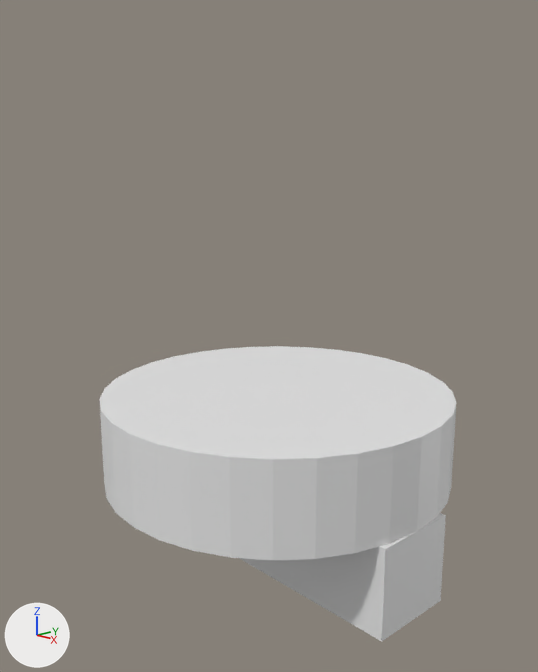
Two versions of the Blender file untitled.blend, one commit apart.
Camera for both pictures: a camera (50 mm lens) standing at (5.9, -5.68, 4.15) and looking at (-0.01, -0.12, 2.16). The lights are fixed; the arrows at lower left show +X, +Y and +Z.
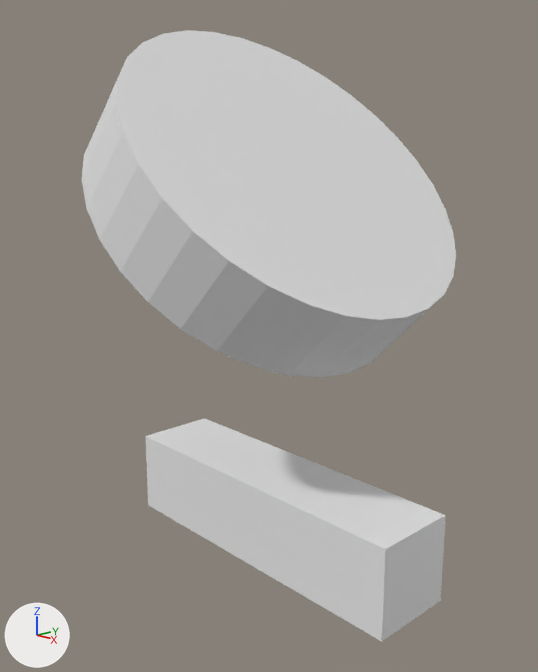
Where the change shows, as pixel boxes (x1, y1, x2, y2) in the pictures (538 x 672 px):
'Cylinder', moved, turned: before (99, 346, 456, 560); after (82, 30, 456, 378)
'Cube', unchanged, uncovered by the edit: before (239, 513, 446, 641); after (145, 418, 446, 641)

The change in detail:
Object 'Cylinder' (ob_cylinder) moves from (0.0, 0.0, 1.0) to (0.0, 0.0, 3.7).
Object 'Cylinder' (ob_cylinder) turns from (0, 0, 0) to (0, 45, 0) degrees about x, y and z.
